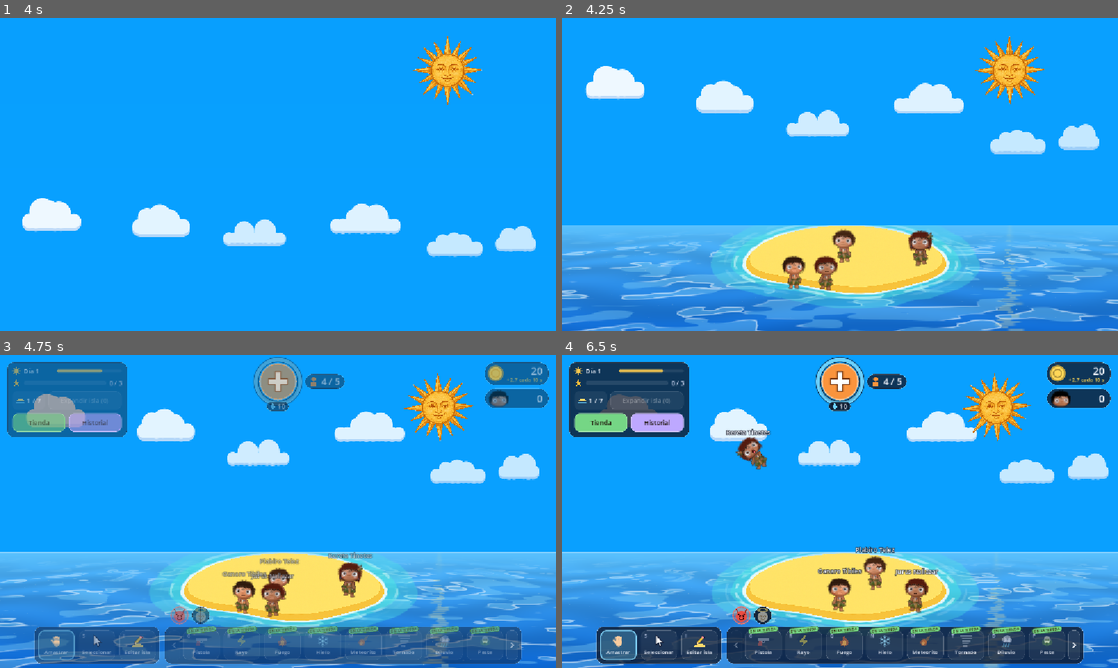
Above: before the commit, frames 1-4 (two rows, left to right).
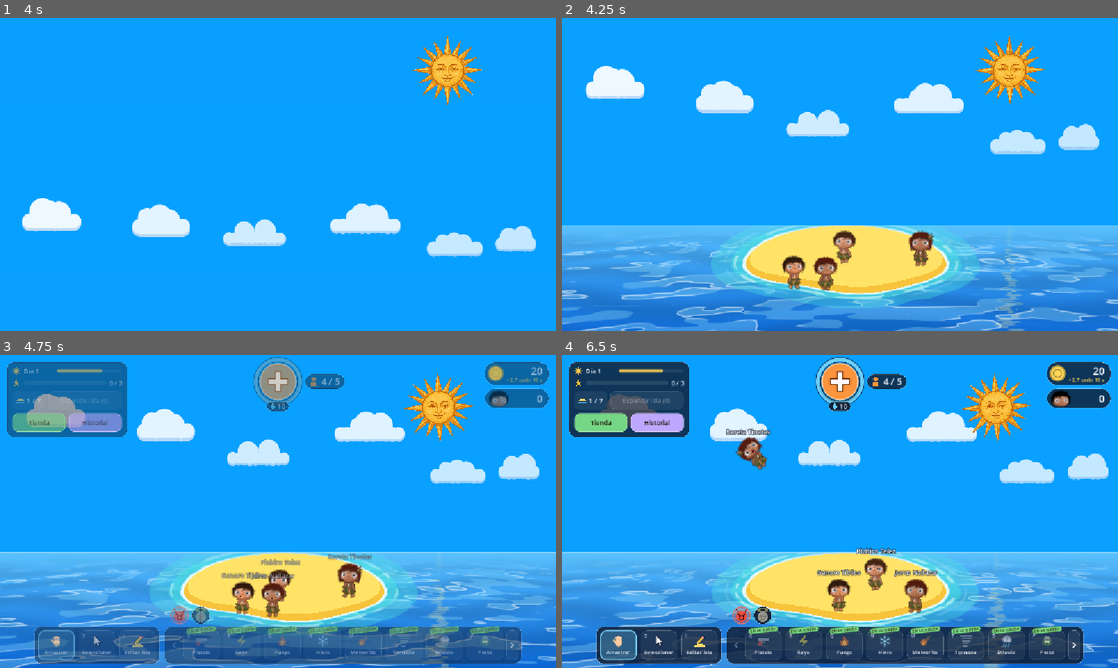
Above: after the commit, the same moments.

Repository: JuliFlorez/godlings
Game: Godot game, scene res://world/world.tscn
Two runs of this game, one before a commit and one after it. Both use one fixed random seed, a clock stepped at 60 frames per second and the inputs below. Sound files missing from this copy of the repository are replaced by a short silence.
Inputs (mouse positions are in pixels of both pictures, inside the frame that each line leads up to):
- Up to frame 1 (4 s): click "Jugar" at 0.5 s; tap Enter at 1.25 s; move the mouse to (400, 158) at 1.27 s; hold Right (pan_right) 1.28-2 s; tap I (edit_island) at 1.35 s; click (400, 158) at 1.42 s; drag from (166, 190) to (250, 237) at 2.02 s; click "Nueva partida" at 2.75 s; move the mouse to (333, 105) at 3.52 s; hold Right (pan_right) from 3.53 s (still down); tap A (power_cupid) at 3.6 s
- Up to frame 2 (4.25 s): keep holding Right (pan_right)
- Up to frame 3 (4.75 s): release Right (pan_right) at 4.25 s; drag from (261, 611) to (111, 464) at 4.27 s
- Up to frame 4 (6.5 s): drag from (840, 592) to (867, 511) at 5.02 s; drag from (890, 589) to (756, 433) at 5.77 s

Frame 1 is identical in both runs. In frame 2, 0.5% of the frame differs, in the area x 40-67%, y 67-88%; in frame 3, 1.0%; in frame 4, 1.2%, in the area x 29-68%, y 23-83%.

Commit message:
Walk with a sideways stride and natural hands
Villagers no longer lift their feet straight up when they walk: the legs
swing back and forth like scissors, the body dips as they open, and the
arms swing against the legs. Both feet now always point the way the
villager faces, instead of one to each side.

Hands turn with the arm: hanging down they show the back of the hand
with the thumb towards the body, and raised or stretched out they keep
the open palm of the drawing. They no longer taper into a point.

Co-Authored-By: Claude Fable 5.2 <noreply@anthropic.com>

Diff:
--- a/actors/villager/villager_rig.gd
+++ b/actors/villager/villager_rig.gd
@@ -2,10 +2,10 @@
 class_name VillagerRig
 
 ## Rig esqueletal del aldeano (Skeleton2D + Bone2D).
-## - En la isla: animación procedural de caminado. El dibujo es de frente, así que el paso
-##   se ve de frente: el pie que da el paso sube y la pierna se acorta (la rodilla viene
-##   hacia adelante), el cuerpo baja al apoyar y sube al pasar la pierna, el peso se corre
-##   sobre la pierna apoyada y los brazos van al revés que las piernas, un poco atrasados.
+## - En la isla: animación procedural de caminado. Las piernas van y vienen para los costados
+##   como una tijera (una para adelante y la otra para atrás, sin levantar casi los pies), el
+##   cuerpo baja con las piernas abiertas y sube al juntarlas, y los brazos van al revés que
+##   las piernas, un poco atrasados.
 ##   Parado respira y mira para los costados. Al darse vuelta se achata y se espeja. De viejo
 ##   hunde la cabeza entre los hombros y arrastra los pies.
 ## - Agarrado / cayendo / en el agua / en un tornado: ragdoll. Cada articulación es un péndulo
@@ -30,18 +30,15 @@
 # Caminado (px de la imagen: en pantalla es más o menos un 8%)
 const STEP_RATE := 8.5        # rad/s de fase a velocidad de referencia
 const REF_SPEED := 40.0
-const BOB := 20.0             # Cuánto sube el cuerpo al pasar la pierna (los pies no se despegan)
-const SHIFT := 8.0            # El peso se corre sobre la pierna apoyada
-const SWAY := 0.07            # Y el cuerpo se inclina hacia ese lado (rad)
-const LIFT := 40.0            # Cuánto sube el pie que da el paso
+const STRIDE := 0.5          # Cuánto se abre cada pierna al dar el paso, para adelante y para atrás (rad)
+const BOB := 10.0             # Cuánto baja el cuerpo con las piernas abiertas (sube al juntarlas)
+const SWAY := 0.04            # Y el cuerpo se inclina apenas con cada paso (rad)
+const LIFT := 40.0            # Cuánto sube un pie levantado del todo (la piña; caminando, casi nada)
+const STEP_LIFT := 0.15       # Caminando, lo que se despega el pie que viene para adelante (veces LIFT)
 const KNEE := 0.14            # Y cuánto se acorta esa pierna (la rodilla viene hacia adelante)
-const LEG_SPLAY := 0.05       # Y cuánto se abre (rad)
 const HEAD_DIP := 12.0        # La cabeza se hunde un poco al apoyar el pie
 const ARM_DOWN := 1.25        # Brazos caídos al caminar (el arte está en pose T)
-const ARM_FWD := 0.4          # El brazo que va adelante se cierra sobre el cuerpo (rad)...
-const ARM_SHORT := 0.18       # ...se acorta (apunta hacia la cámara)...
-const ARM_NEAR := 0.06        # ...y se ve un poco más grueso (está más cerca)
-const ARM_BACK := 0.16        # El que va atrás se abre un poco
+const ARM_SWING := 0.25      # Cuánto va y viene cada brazo, al revés que la pierna de su lado (rad)
 const ARM_WALK_K := 90.0      # Los brazos son más flojos que el resto: van un poco atrasados
 const BREATH := 4.0           # Parado: sube y baja al respirar
 const BREATH_RATE := 2.4      # rad/s
@@ -52,12 +49,13 @@
 const STOOP_STEP := 0.5       # ...y arrastra los pies (levanta menos el pie y el cuerpo)
 
 # Manos: el dibujo las tiene abiertas con la palma al frente (pose T). Con los brazos
-# caídos eso se ve raro, así que se angostan hacia los dedos y parecen giradas de costado.
-const HAND_SQUASH := 0.4      # Ancho que queda en la punta de los dedos (1 = como el dibujo)
+# caídos eso se ve raro (la palma a la cámara y el pulgar para afuera), así que la mano gira
+# sobre el eje del brazo a medida que baja: se pone de canto y queda del otro lado, con el
+# pulgar hacia el cuerpo. Con el brazo levantado o estirado sigue con la palma al frente.
+const HAND_TURN := Vector2(0.65, 1.0)   # Cuánto baja el brazo (rad desde la pose T) cuando empieza y termina de girar
+const HAND_BACK := 0.75       # Ancho de la mano ya girada (1 = como el dibujo)
 const HAND_L := Rect2(-239, -65, 114, 115)  # Zona de la mano en el hueso (px de villager.png)
 const HAND_R := Rect2(133, -68, 105, 118)
-const WRIST_L := -138.0       # Donde la pulsera tapa la unión con el brazo
-const WRIST_R := 158.0
 
 # Resortes: modo caminar (rígido) vs ragdoll (flojo)
 const WALK_K := 320.0
@@ -200,6 +198,8 @@
 var _recoil := 0.0            # Le acaban de pegar: echado para atrás
 var _kneel := 0.0            # 0 = parado, 1 = de rodillas (rezando, agachado de miedo o brotando)
 var _fungus: Fungus           # Los hongos de la cabeza (espora zombi)
+var _hand_l: Polygon2D       # Las manos, aparte del brazo para poder girarlas (ver _turn_hands)
+var _hand_r: Polygon2D
 var _twitch_t := 0.0
 var _pose := VillagerFaith.Pose.NONE   # La última (para seguir con ella mientras se levanta)
 
@@ -259,39 +259,48 @@
 	_fungus.visible = false
 	head.add_child(_fungus)
 
-	_turn_hand(arm_l, HAND_L, WRIST_L)
-	_turn_hand(arm_r, HAND_R, WRIST_R)
+	# El dibujo tiene los pies de frente, cada uno apuntando para su lado. Acá los dos apuntan
+	# siempre para donde mira (el rig se espeja al darse vuelta, así que +x es adelante): la
+	# pierna izquierda va espejada, fija, y nunca se da vuelta sola
+	(leg_l.get_node("Sprite") as Polygon2D).scale.x = -1.0
+
+	_hand_l = _make_hand(arm_l, HAND_L)
+	_hand_r = _make_hand(arm_r, HAND_R)
+	_turn_hands()
 
 	_share_material(self)
 
-## Arma la mano como una malla aparte (el Sprite del brazo termina en la pulsera) y la
-## angosta desde la muñeca hasta la punta de los dedos.
-func _turn_hand(arm: Bone2D, area: Rect2, wrist_x: float) -> void:
-	const COLS := 6
+## Arma la mano como un recorte aparte (el Sprite del brazo termina en la pulsera), así puede
+## girar sobre el eje del brazo (ver _turn_hands).
+func _make_hand(arm: Bone2D, area: Rect2) -> Polygon2D:
 	var sprite: Polygon2D = arm.get_node("Sprite")
 	var to_uv := sprite.uv[0] - sprite.polygon[0]
-	var tip_x := area.position.x if wrist_x < 0.0 else area.end.x
-	var pts := PackedVector2Array()
+	var pts := PackedVector2Array([area.position, Vector2(area.end.x, area.position.y), area.end,
+			Vector2(area.position.x, area.end.y)])
 	var uvs := PackedVector2Array()
-	for i in COLS + 1:
-		var x := lerpf(area.position.x, area.end.x, float(i) / COLS)
-		var squash := lerpf(1.0, HAND_SQUASH, clampf((x - wrist_x) / (tip_x - wrist_x), 0.0, 1.0))
-		for y: float in [area.position.y, 0.0, area.end.y]:
-			pts.append(Vector2(x, y * squash))
-			uvs.append(Vector2(x, y) + to_uv)
-	var quads := []
-	for i in COLS:
-		for row in 2:
-			var a := i * 3 + row
-			quads.append(PackedInt32Array([a, a + 3, a + 4, a + 1]))
+	for p in pts:
+		uvs.append(p + to_uv)
 	var hand := Polygon2D.new()
 	hand.name = "Hand"
 	hand.texture = sprite.texture
 	hand.polygon = pts
 	hand.uv = uvs
-	hand.polygons = quads
 	arm.add_child(hand)
 	arm.move_child(hand, 0)  # Detrás del brazo, así la pulsera tapa la unión
+	return hand
+
+## Gira cada mano según cuánto bajó su brazo: achatarla sobre el eje del brazo hasta darla
+## vuelta es lo que se ve de una mano que gira (pasa por estar de canto).
+func _turn_hands() -> void:
+	if _hand_l == null:
+		return
+	_hand_l.scale.y = _hand_turn(-j_arm_l.angle)
+	_hand_r.scale.y = _hand_turn(j_arm_r.angle)
+
+## down: cuánto bajó el brazo desde la pose T (rad). 1 = la palma al frente, como el dibujo;
+## negativo = dada vuelta, con el pulgar hacia el cuerpo.
+static func _hand_turn(down: float) -> float:
+	return lerpf(1.0, -HAND_BACK, smoothstep(HAND_TURN.x, HAND_TURN.y, down))
 
 ## Varón o aldeana: cambia las texturas (sirve antes o después de _ready).
 func set_female(on: bool) -> void:
@@ -552,11 +561,15 @@
 	var zombie := villager.zombie_look() * (1.0 - rag)   # Arrastra los pies, bamboleándose
 	var step := amt * (1.0 - STOOP_STEP * old) * (1.0 - ZOMBIE_SHUFFLE * zombie)
 	var s := sin(phase)
-	var lift_l := maxf(0.0, s) * step        # Pie izquierdo en el aire (0..1)
-	var lift_r := maxf(0.0, -s) * step
-	var contact := pow(1.0 - absf(s), 3.0) * amt   # Recién apoyó: el peso cae
+	# Las piernas van y vienen para los costados, una para cada lado (el rig se espeja: +x es
+	# para donde va). stride: 1 = la izquierda adelante, -1 = la derecha
+	var stride := s * step
+	var coming := cos(phase)
+	var lift_l := maxf(0.0, coming) * step * STEP_LIFT    # El pie que viene para adelante apenas se despega
+	var lift_r := maxf(0.0, -coming) * step * STEP_LIFT
+	var contact := pow(absf(s), 3.0) * amt   # Con las piernas abiertas apoya el pie de adelante: el peso cae
 	var hip_rot := SWAY * s * amt * (1.0 + ZOMBIE_LURCH * zombie)
-	var rise := absf(s) * BOB * step + sin(_t * BREATH_RATE) * BREATH * still
+	var rise := -absf(s) * BOB * step + sin(_t * BREATH_RATE) * BREATH * still
 
 	# De rodillas: el cuerpo baja y las piernas se quedan donde están (el cuerpo las tapa)
 	# (Brotando también: duro y temblando)
@@ -588,23 +601,24 @@
 	var jump := PUNCH_JUMP * jab - RECOIL_SLIDE * recoil
 
 	hip.rotation = hip_rot
-	hip.position = hip_rest + Vector2(SHIFT * s * amt + jump + PUNCH_STEP * jab - RECOIL_STEP * recoil, -rise)
-	_place_leg(leg_l, leg_l_rest, lift_l + 0.5 * minf(1.0, jab), jump)
-	_place_leg(leg_r, leg_r_rest, lift_r, jump)
+	hip.position = hip_rest + Vector2(jump + PUNCH_STEP * jab - RECOIL_STEP * recoil, -rise)
+	_place_leg(leg_l, leg_l_rest, lift_l + 0.5 * minf(1.0, jab), jump, j_leg_l.angle)
+	_place_leg(leg_r, leg_r_rest, lift_r, jump, j_leg_r.angle)
 	head.position = head_rest + Vector2(0.0, HEAD_DIP * contact + STOOP_HEAD * old * (1.0 - rag) + ZOMBIE_SLOUCH * zombie)
-	# El brazo de un lado va adelante cuando sube la pierna del otro (el zombi los estira hacia
-	# la cámara: más cortos)
+	# (El zombi estira los brazos hacia la cámara: más cortos)
 	var reach := 1.0 - ZOMBIE_ARM_SHORT * zombie
-	arm_l.scale = Vector2((1.0 - ARM_SHORT * lift_r) * reach, 1.0 + ARM_NEAR * lift_r)
-	arm_r.scale = Vector2((1.0 - ARM_SHORT * lift_l) * reach, 1.0 + ARM_NEAR * lift_l)
+	arm_l.scale = Vector2(reach, 1.0)
+	arm_r.scale = Vector2(reach, 1.0)
 	_update_look(dt, still)
 
-	# Con amt = 0 (ragdoll total) esto queda en la pose de reposo: brazos abajo, resto recto
+	# Con amt = 0 (ragdoll total) esto queda en la pose de reposo: brazos abajo, resto recto.
+	# Girar en + lleva la punta del miembro para atrás (-x): la pierna izquierda va adelante con
+	# stride > 0, y cada brazo va al revés que la pierna de su lado
 	j_head.target  = -hip_rot * 0.6 + _look
-	j_arm_l.target = -ARM_DOWN - ARM_FWD * lift_r + ARM_BACK * lift_l - hip_rot
-	j_arm_r.target =  ARM_DOWN + ARM_FWD * lift_l - ARM_BACK * lift_r - hip_rot
-	j_leg_l.target =  LEG_SPLAY * lift_l - hip_rot
-	j_leg_r.target = -LEG_SPLAY * lift_r - hip_rot
+	j_arm_l.target = -ARM_DOWN + ARM_SWING * stride - hip_rot
+	j_arm_r.target =  ARM_DOWN - ARM_SWING * stride - hip_rot
+	j_leg_l.target = -STRIDE * stride - hip_rot
+	j_leg_r.target =  STRIDE * stride - hip_rot
 	if zombie > 0.0:
 		# Zombi: los brazos estirados, meciéndose cada uno a su ritmo, y la cabeza caída
 		j_arm_l.target = lerpf(j_arm_l.target, -ZOMBIE_ARM + sin(_t * 2.1) * ZOMBIE_ARM_SWAY, zombie)
@@ -678,8 +692,11 @@
 
 ## Pone la pierna para que el pie quede apoyado (o levantado, lift de 0 a 1) donde va,
 ## aunque la cadera suba, se corra o se incline.
-func _place_leg(leg: Bone2D, rest: Vector2, lift: float, shift_x := 0.0) -> void:
-	var pivot := hip_rest + rest + Vector2(shift_x, -LIFT * lift)   # En el esqueleto
+func _place_leg(leg: Bone2D, rest: Vector2, lift: float, shift_x := 0.0, swing := 0.0) -> void:
+	# Inclinada (swing: su ángulo) llega menos abajo: baja lo que le falta para seguir pisando
+	# (En ragdoll no: las piernas cuelgan de la cadera)
+	var drop := leg.get_length() * (1.0 - cos(swing + hip.rotation)) * (1.0 - rag)
+	var pivot := hip_rest + rest + Vector2(shift_x, drop - LIFT * lift)   # En el esqueleto
 	leg.position = (pivot - hip.position).rotated(-hip.rotation)
 	leg.scale = Vector2(1.0, 1.0 - KNEE * lift)
 
@@ -738,6 +755,7 @@
 func _apply() -> void:
 	for j in joints:
 		j.bone.rotation = j.angle
+	_turn_hands()
 
 ## El ceño fruncido de cuando pelea: dos cejas gruesas, caídas hacia la nariz, que le tapan un
 ## poco los ojos por arriba.
@@ -963,7 +981,7 @@
 			"torso": _torso()
 			"arm_l": _arm(-1.0, 138.0, 228.0)
 			"arm_r": _arm(1.0, 152.0, 232.0)
-			"leg_l": _leg(-1.0)
+			"leg_l": _leg(1.0)   # (Los dos pies apuntan para adelante, ver VillagerRig._ready)
 			"leg_r": _leg(1.0)
 
 	func _draw() -> void:
@@ -1024,7 +1042,7 @@
 		_blobs.append(PackedVector2Array([Vector2(-26, -12), Vector2(26, -12), Vector2(0, 42)]))   # Sacro
 
 	## side: -1 el brazo izquierdo (va hacia -x), 1 el derecho. wrist / tip: x de la muñeca y
-	## de la punta de los dedos (la mano se angosta hacia los dedos, ver HAND_SQUASH).
+	## de la punta de los dedos.
 	func _arm(side: float, wrist: float, tip: float) -> void:
 		var elbow := wrist * 0.52
 		_line([Vector2(side * 8, 0), Vector2(side * elbow, 2)])   # Húmero
